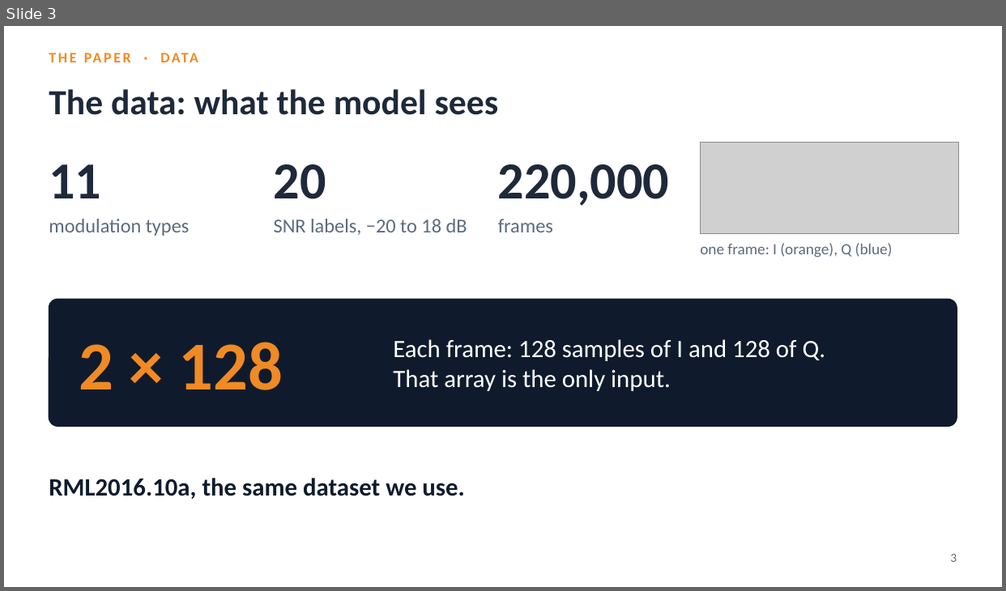
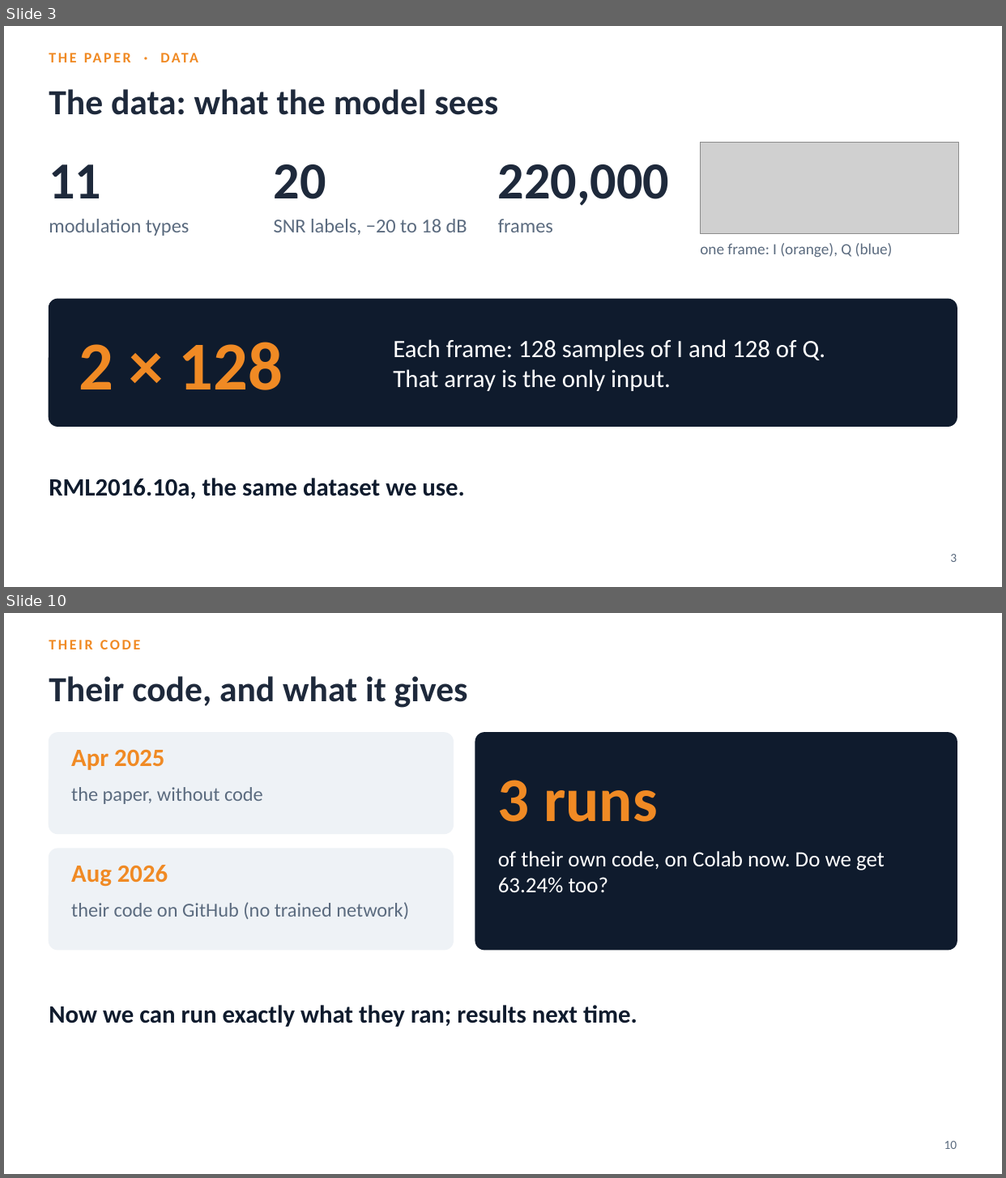
Before and after one commit to YusufBilo78/amc, a slide deck: deck/moshe_paper_icrnna.pptx. Shown one above the other, each under a label of ours: slide 3 before the commit, slides 3 and 10 after it; the slides between them are not shown. The pictures are 1006x591 and 1006x1178 pixels, drawn with LibreOffice and Linux fonts; fonts in the diff are those of the drawing; grey boxes stand for pictures. Boxes give left, top, right and bottom in pixels: in the first picture for what was removed or moved away, otherwise in the second. Text is boxed around its words. In the diff, an @@ line names an element or a change of style, - is before the commit and + after.

```diff
--- a/deck/moshe_paper_icrnna.pptx
+++ b/deck/moshe_paper_icrnna.pptx
@@ slide 10 added at [4, 613, 1002, 1174], background #FFFFFF @@
@@ text added at [49, 640, 140, 649], 14 pt, text #F08A24, bold @@
+THEIR CODE
@@ text added at [49, 676, 468, 708], 34 pt, text #1E293B, bold @@
+Their code, and what it gives
@@ rounded rectangle added at [49, 733, 454, 834], fill #EEF2F6, outline #EEF2F6 1 pt @@
@@ rounded rectangle added at [475, 733, 957, 950], fill #0F1B2D, outline #0F1B2D 1 pt @@
@@ text added at [71, 750, 164, 770], 24 pt, text #F08A24, bold @@
+Apr 2025
@@ text added at [498, 780, 658, 822], 60 pt, text #F08A24, bold @@
+3 runs
@@ text added at [71, 787, 263, 804], 19 pt, text #5B6B7F @@
+the paper, without code
@@ rounded rectangle added at [49, 849, 454, 950], fill #EEF2F6, outline #EEF2F6 1 pt @@
@@ text added at [498, 851, 884, 893], 21 pt, text #FFFFFF @@
+of their own code, on Colab now. Do we get 63.24% too?
@@ text added at [71, 865, 168, 887], 24 pt, text #F08A24, bold @@
+Aug 2026
@@ text added at [71, 902, 409, 919], 19 pt, text #5B6B7F @@
+their code on GitHub (no trained network)
@@ text added at [49, 1005, 637, 1027], 24 pt, text #0F1B2D, bold @@
+Now we can run exactly what they ran; results next time.
@@ text added at [944, 1141, 957, 1149], 12 pt, text #5B6B7F @@
+10
```
Also in this commit, not shown: 18 slides changed, 5 other slides added, 4 slides removed, 4 other files.
